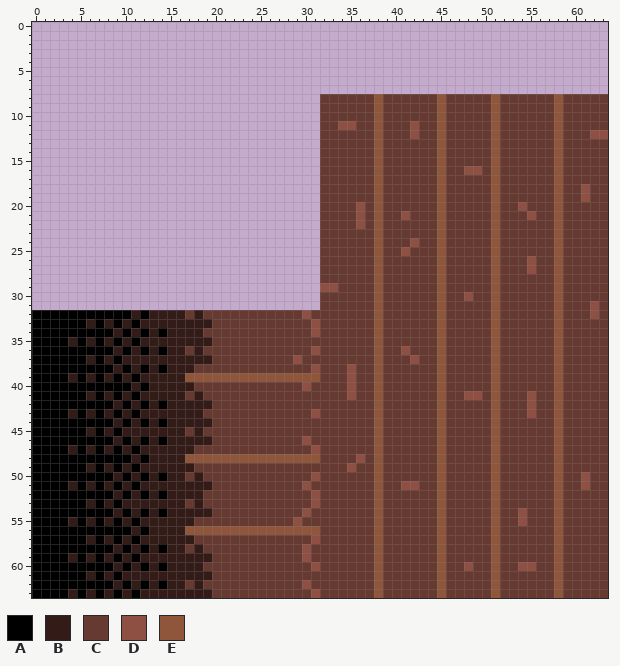
Pixel-art file -- Sprites/Archives/wall.aseprite. Above, as it was before the edit.
64x64 pixels, 1 frame.
Palette (. is transparent): A #000000  B #331c18  C #663931  D #8f5044  E #8f563b
Pixels before (only the part around the change), first column x 0:
 0 ................................................................
 1 ................................................................
 2 ................................................................
 3 ................................................................
 4 ................................................................
 5 ................................................................
 6 ................................................................
 7 ................................................................
 8 ................................CCCCCCECCCCCCECCCCCECCCCCCECCCCC
 9 ................................CCCCCCECCCCCCECCCCCECCCCCCECCCCC
10 ................................CCCCCCECCCCCCECCCCCECCCCCCECCCCC
11 ................................CCDDCCECCCDCCECCCCCECCCCCCECCCCC
12 ................................CCCCCCECCCDCCECCCCCECCCCCCECCCDD
13 ................................CCCCCCECCCCCCECCCCCECCCCCCECCCCC
14 ................................CCCCCCECCCCCCECCCCCECCCCCCECCCCC
15 ................................CCCCCCECCCCCCECCCCCECCCCCCECCCCC
16 ................................CCCCCCECCCCCCECCDDCECCCCCCECCCCC
17 ................................CCCCCCECCCCCCECCCCCECCCCCCECCCCC
18 ................................CCCCCCECCCCCCECCCCCECCCCCCECCDCC
19 ................................CCCCCCECCCCCCECCCCCECCCCCCECCDCC
20 ................................CCCCDCECCCCCCECCCCCECCDCCCECCCCC
21 ................................CCCCDCECCDCCCECCCCCECCCDCCECCCCC
22 ................................CCCCDCECCCCCCECCCCCECCCCCCECCCCC
23 ................................CCCCCCECCCCCCECCCCCECCCCCCECCCCC
24 ................................CCCCCCECCCDCCECCCCCECCCCCCECCCCC
25 ................................CCCCCCECCDCCCECCCCCECCCCCCECCCCC
26 ................................CCCCCCECCCCCCECCCCCECCCDCCECCCCC
27 ................................CCCCCCECCCCCCECCCCCECCCDCCECCCCC
28 ................................CCCCCCECCCCCCECCCCCECCCCCCECCCCC
29 ................................DDCCCCECCCCCCECCCCCECCCCCCECCCCC
30 ................................CCCCCCECCCCCCECCDCCECCCCCCECCCCC
31 ................................CCCCCCECCCCCCECCCCCECCCCCCECCCDC
32 AAAAAAAAAAABABBBBCBCCCCCCCCCCCDCCCCCCCECCCCCCECCCCCECCCCCCECCCDC
33 AAAAAABABABABBBBBBBBCCCCCCCCCCCDCCCCCCECCCCCCECCCCCECCCCCCECCCCC
34 AAAAAAAAABABABABBBBCCCCCCCCCCCCDCCCCCCECCCCCCECCCCCECCCCCCECCCCC
35 AAAABABABABABBBBBBBBCCCCCCCCCCCCCCCCCCECCCCCCECCCCCECCCCCCECCCCC
36 AAAAAAAAABABABABBCBCCCCCCCCCCCCDCCCCCCECCDCCCECCCCCECCCCCCECCCCC
37 AAAAAABABABBBBBBBBBBCCCCCCCCCDCCCCCCCCECCCDCCECCCCCECCCCCCECCCCC
38 AAAAAAAAABABABABBBCCCCCCCCCCCCCDCCCDCCECCCCCCECCCCCECCCCCCECCCCC
39 AAAABABABABABBBBBEEEEEEEEEEEEEEECCCDCCECCCCCCECCCCCECCCCCCECCCCC
40 AAAAAAAAAAABABBBBBCCCCCCCCCCCCDCCCCDCCECCCCCCECCCCCECCCCCCECCCCC
41 AAAAAABABABABBBBBCBCCCCCCCCCCCCCCCCDCCECCCCCCECCDDCECCCDCCECCCCC
42 AAAAAAAAABABABABBBBBCCCCCCCCCCCCCCCCCCECCCCCCECCCCCECCCDCCECCCCC
43 AAAABABABABABBBBBBBCCCCCCCCCCCCDCCCCCCECCCCCCECCCCCECCCDCCECCCCC
44 AAAAAAAAABABABABBBBBCCCCCCCCCCCCCCCCCCECCCCCCECCCCCECCCCCCECCCCC
45 AAAAAABABABBBBBBBCBCCCCCCCCCCCCCCCCCCCECCCCCCECCCCCECCCCCCECCCCC
46 AAAAAAAAABABABABBBBBCCCCCCCCCCDCCCCCCCECCCCCCECCCCCECCCCCCECCCCC
47 AAAABABABABABBBBBBCCCCCCCCCCCCCDCCCCCCECCCCCCECCCCCECCCCCCECCCCC
48 AAAAAAAAAAABABBBBEEEEEEEEEEEEEEECCCCDCECCCCCCECCCCCECCCCCCECCCCC
49 AAAAAABABABABBBBBBCCCCCCCCCCCCCCCCCDCCECCCCCCECCCCCECCCCCCECCCCC
50 AAAAAAAAABABABABBCBCCCCCCCCCCCCDCCCCCCECCCCCCECCCCCECCCCCCECCDCC
51 AAAABABABABABBBBBBBBCCCCCCCCCCDCCCCCCCECCDDCCECCCCCECCCCCCECCDCC
52 AAAAAAAAABABABABBBBCCCCCCCCCCCCDCCCCCCECCCCCCECCCCCECCCCCCECCCCC
53 AAAAAABABABBBBBBBCBCCCCCCCCCCCCDCCCCCCECCCCCCECCCCCECCCCCCECCCCC
54 AAAAAAAAABABABABBBBBCCCCCCCCCCDCCCCCCCECCCCCCECCCCCECCDCCCECCCCC
55 AAAABABABABABBBBBBCCCCCCCCCCCDCCCCCCCCECCCCCCECCCCCECCDCCCECCCCC
56 AAAAAAAAAAABABBBBEEEEEEEEEEEEEEECCCCCCECCCCCCECCCCCECCCCCCECCCCC
57 AAAAAABABABABBBBBBCCCCCCCCCCCCCDCCCCCCECCCCCCECCCCCECCCCCCECCCCC
58 AAAAAAAAABABABABBCBCCCCCCCCCCCDCCCCCCCECCCCCCECCCCCECCCCCCECCCCC
59 AAAABABABABABBBBBBBBCCCCCCCCCCDCCCCCCCECCCCCCECCCCCECCCCCCECCCCC
60 AAAAAAAAABABABABBBBCCCCCCCCCCCCDCCCCCCECCCCCCECCDCCECCDDCCECCCCC
61 AAAAAABABABBBBBBBBBBCCCCCCCCCCCCCCCCCCECCCCCCECCCCCECCCCCCECCCCC
62 AAAAAAAAABABABABBCBCCCCCCCCCCCDCCCCCCCECCCCCCECCCCCECCCCCCECCCCC
63 AAAABABABABABBBBBBBBCCCCCCCCCCCDCCCCCCECCCCCCECCCCCECCCCCCECCCCC
After the commit:
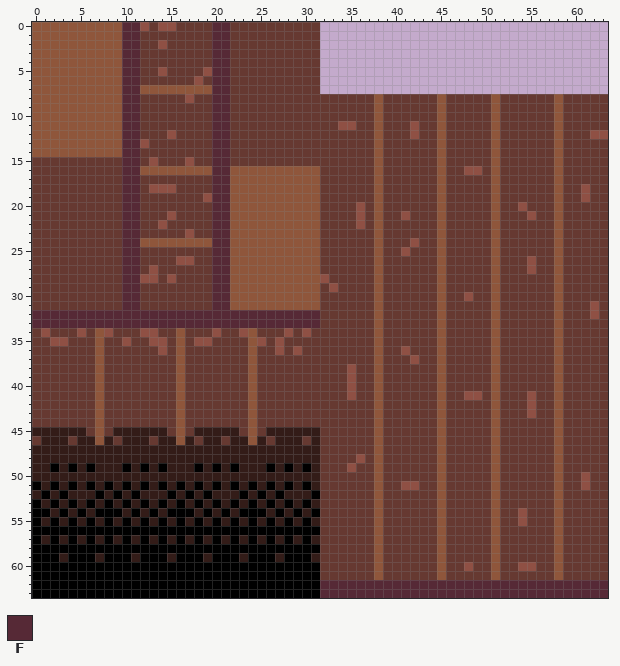
Colours new in this view: F #562936
Author's note on the commit: mudando um pouco os sprites
Change:
Changed rows in their new state; - is an unchanged pixel.
first column x 0:
 0 EEEEEEEEEEFFDCDDCCCCFFCCCCCCCCCC--------------------------------
 1 EEEEEEEEEEFFCCCCCCCCFFCCCCCCCCCC--------------------------------
 2 EEEEEEEEEEFFCCDCCCCCFFCCCCCCCCCC--------------------------------
 3 EEEEEEEEEEFFCCCCCCCCFFCCCCCCCCCC--------------------------------
 4 EEEEEEEEEEFFCCCCCCCCFFCCCCCCCCCC--------------------------------
 5 EEEEEEEEEEFFCCDCCCCDFFCCCCCCCCCC--------------------------------
 6 EEEEEEEEEEFFCCCCCCDCFFCCCCCCCCCC--------------------------------
 7 EEEEEEEEEEFFEEEEEEEEFFCCCCCCCCCC--------------------------------
 8 EEEEEEEEEEFFCCCCCDCCFFCCCCCCCCCC--------------------------------
 9 EEEEEEEEEEFFCCCCCCCCFFCCCCCCCCCC--------------------------------
10 EEEEEEEEEEFFCCCCCCCCFFCCCCCCCCCC--------------------------------
11 EEEEEEEEEEFFCCCCCCCCFFCCCCCCCCCC--------------------------------
12 EEEEEEEEEEFFCCCDCCCCFFCCCCCCCCCC--------------------------------
13 EEEEEEEEEEFFDCCCCCCCFFCCCCCCCCCC--------------------------------
14 EEEEEEEEEEFFCCCCCCCCFFCCCCCCCCCC--------------------------------
15 CCCCCCCCCCFFCDCCCDCCFFCCCCCCCCCC--------------------------------
16 CCCCCCCCCCFFEEEEEEEEFFEEEEEEEEEE--------------------------------
17 CCCCCCCCCCFFCCCCCCCCFFEEEEEEEEEE--------------------------------
18 CCCCCCCCCCFFCDDDCCCCFFEEEEEEEEEE--------------------------------
19 CCCCCCCCCCFFCCCCCCCDFFEEEEEEEEEE--------------------------------
20 CCCCCCCCCCFFCCCCCCCCFFEEEEEEEEEE--------------------------------
21 CCCCCCCCCCFFCCCDCCCCFFEEEEEEEEEE--------------------------------
22 CCCCCCCCCCFFCCDCCCCCFFEEEEEEEEEE--------------------------------
23 CCCCCCCCCCFFCCCCCDCCFFEEEEEEEEEE--------------------------------
24 CCCCCCCCCCFFEEEEEEEEFFEEEEEEEEEE--------------------------------
25 CCCCCCCCCCFFCCCCCCCCFFEEEEEEEEEE--------------------------------
26 CCCCCCCCCCFFCCCCDDCCFFEEEEEEEEEE--------------------------------
27 CCCCCCCCCCFFCDCCCCCCFFEEEEEEEEEE--------------------------------
28 CCCCCCCCCCFFDDCDCCCCFFEEEEEEEEEED-------------------------------
29 CCCCCCCCCCFFCCCCCCCCFFEEEEEEEEEEC-------------------------------
30 CCCCCCCCCCFFCCCCCCCCFFEEEEEEEEEE--------------------------------
31 CCCCCCCCCCFFCCCCCCCCFFEEEEEEEEEE--------------------------------
32 FFFFFFFFFFFFFFFFFFFFFFFFFFFFFFFF--------------------------------
33 FFFFFFFFFFFFFFFFFFFFFFFFFFFFFFFF--------------------------------
34 CDCCCDCEDCCCDDCCECC-D--DE---D-DC--------------------------------
35 CCDDCCCECCDCCDDCECDD----ED-D------------------------------------
36 CCCCCCCECCCCCCDCE-C-----E--D-D-C--------------------------------
37 CCCCCCCECCCCCCCCECCC----E----C----------------------------------
38 CCCCCCCECCCCCCCCEC------E------C--------------------------------
39 CCCCCCCECCCCCCCCECCCCCCC-CCCCCCC--------------------------------
40 CCCCCCCECCCCCCCCEC------E-----C---------------------------------
41 CCCCCCCECCCCCCCCE-C-----E---------------------------------------
42 CCCCCCCECCCCCCCCECCC----E---------------------------------------
43 CCCCCCCECCCCCCCCECC-----E------C--------------------------------
44 CCCCCCCECCCCCCCCECCC----E---------------------------------------
45 BBBBBBCECB-----CE--BBBB-E-BBBBBB--------------------------------
46 CBBBCBBEBCB-BCB-E-C-B-BBEB-BBBCB--------------------------------
47 BBBB-B-B-B-B------BBBBBBBBBBBBBB--------------------------------
48 BBBBBBBBBBB-B----BBBBBBBBBBBBBBB--------------------------------
49 BB-B-BAB-BABA-A---ABABABBBABABAB--------------------------------
50 BBBBBBBBB-B-B-B--B-BBBBBBBBBBBBB--------------------------------
51 -B-BABABABABA-A-A-A-ABABABABABAB--------------------------------
52 B-B-BBB-BABAB-BA-A-ABBBABABABBBA--------------------------------
53 -B-B-BABABA-A-A-ABABABABABABABAB--------------------------------
54 --B-B-B--ABABABAAA-ABABAAABABABA--------------------------------
55 -B-BABABABABA-A-A-ABABABABABABAB--------------------------------
56 -----------A-AAAAAAAAAAAAAAAAAAA--------------------------------
57 -B-B-BABABABA-A-A-ABABABABABABAB--------------------------------
58 ---------A-A-A-AAAAAAAAAAAAAAAAA--------------------------------
59 ---BA-ABA-ABAAA-AAA-AAABAAABAAAB--------------------------------
60 ---------A-A-A-AAAAAAAAAAAAAAAAA--------------------------------
61 ------A-A-AAAAAAAAAAAAAAAAAAAAAA--------------------------------
62 ---------A-A-A-AAAAAAAAAAAAAAAAAFFFFFFFFFFFFFFFFFFFFFFFFFFFFFFFF
63 ----A-A-A-A-AAAAAAAAAAAAAAAAAAAAFFFFFFFFFFFFFFFFFFFFFFFFFFFFFFFF
Pixel boxes of the changes (left, top, right, bottom) in both pictures:
changed: (32, 22, 608, 598)
